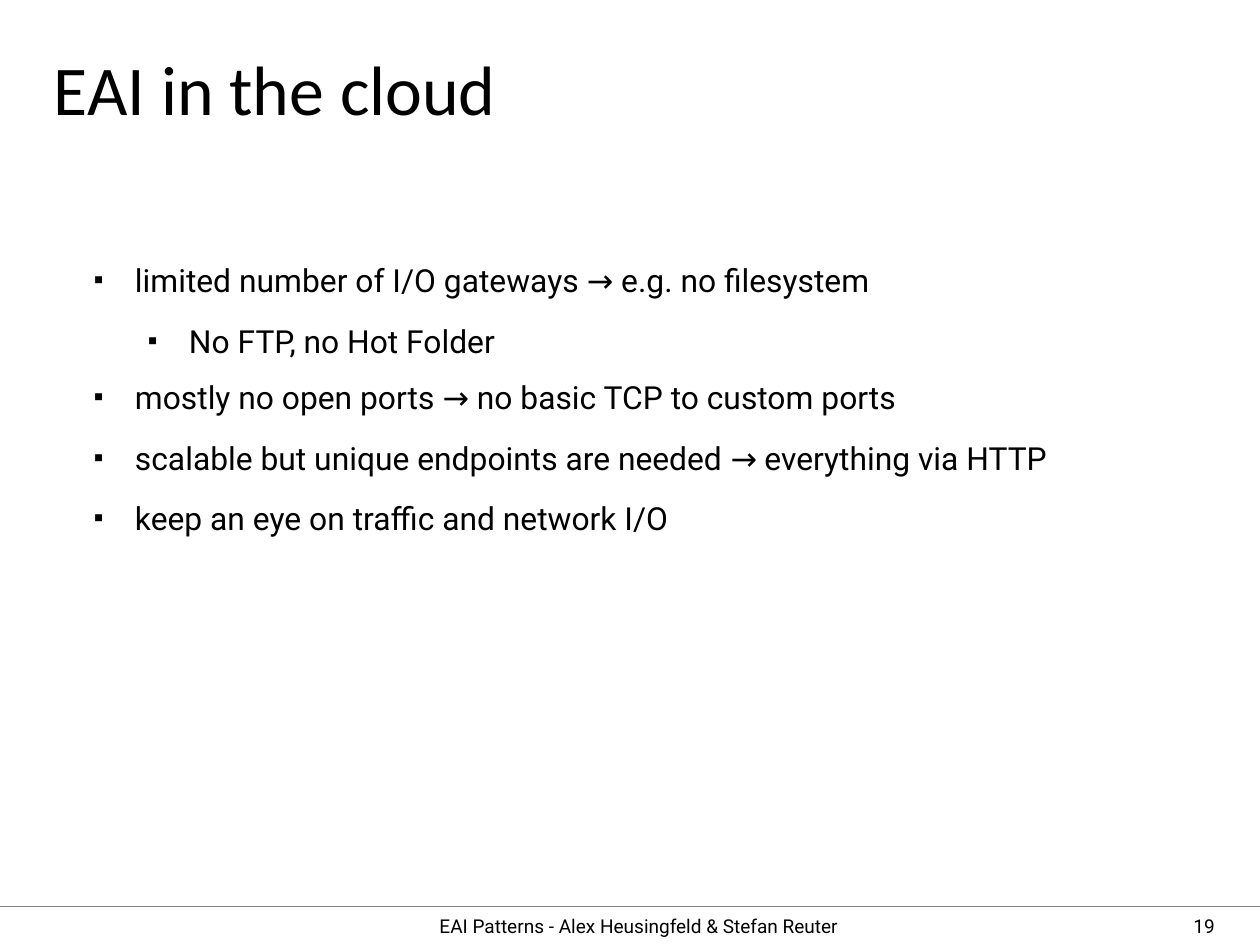
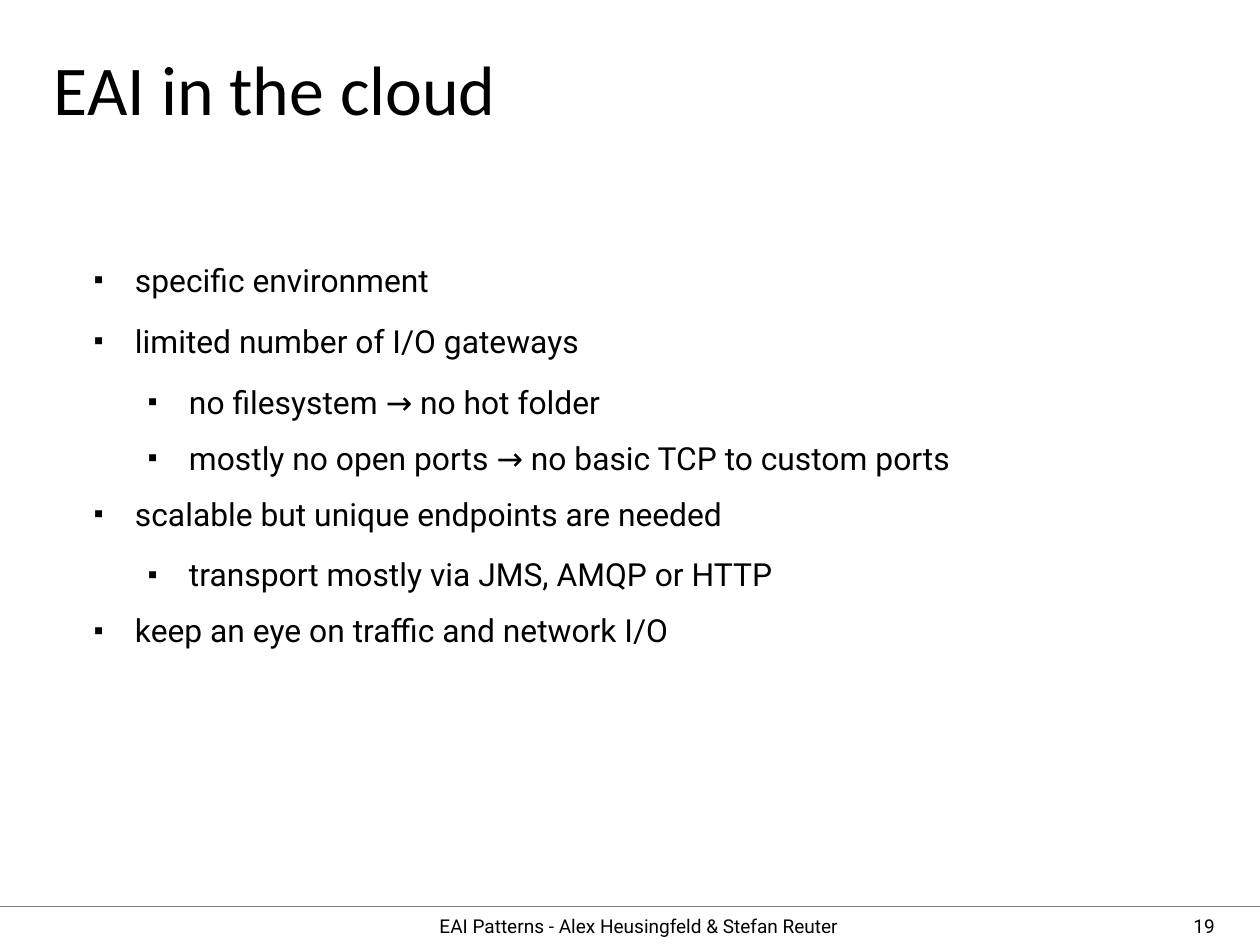
Before and after one commit to aheusingfeld/javaone2012, a slide deck: slide 19 of slides/eai-slides.odp. Drawn at 1260x945 pixels with LibreOffice and Linux fonts; fonts in the diff are those of the drawing. Boxes give left, top, right and bottom in pixels: in the first picture for what was removed or moved away, otherwise in the second. Text is boxed around its words. In the diff, an @@ line names an element or a change of style, - is before the commit and + after.

```diff
--- a/slides/eai-slides.odp
+++ b/slides/eai-slides.odp
@@ text at bbox=[135, 268, 600, 421]: text changed @@
-■ limited number of I/O gateways → e.g. no filesystem
-  ■ No FTP, no Hot Folder
+■ specific environment
+■ limited number of I/O gateways
+  ■ no filesystem → no hot folder
@@ text at bbox=[189, 446, 949, 477]: list level 1 to 2 in "mostly no open ports → ..." @@
@@ text at bbox=[135, 502, 772, 593]: text changed @@
-■ scalable but unique endpoints are needed → everything via HTTP
+■ scalable but unique endpoints are needed
+  ■ transport mostly via JMS, AMQP or HTTP
```
Also in this commit, not shown: 6 other slides changed, 1 other file.
